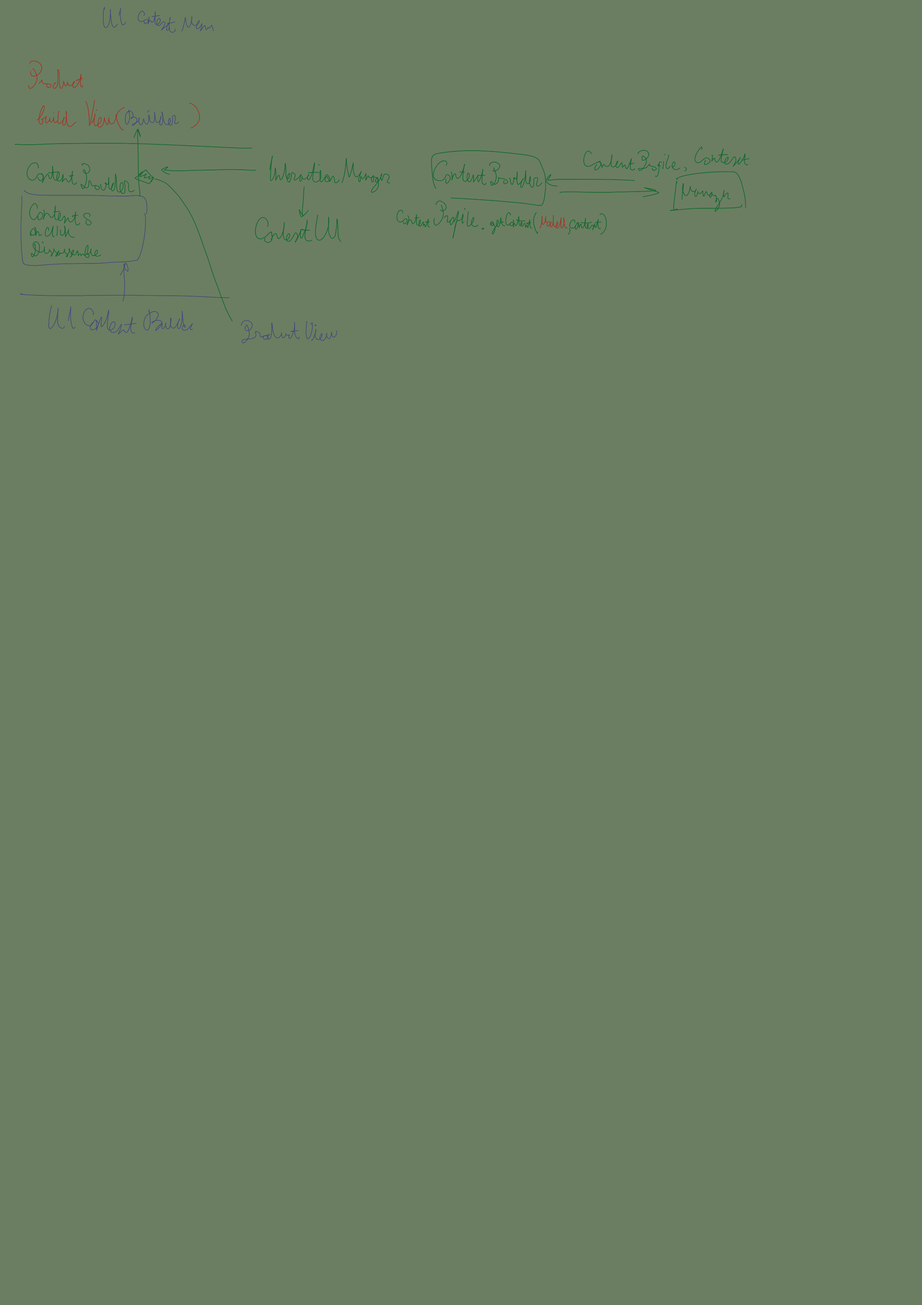
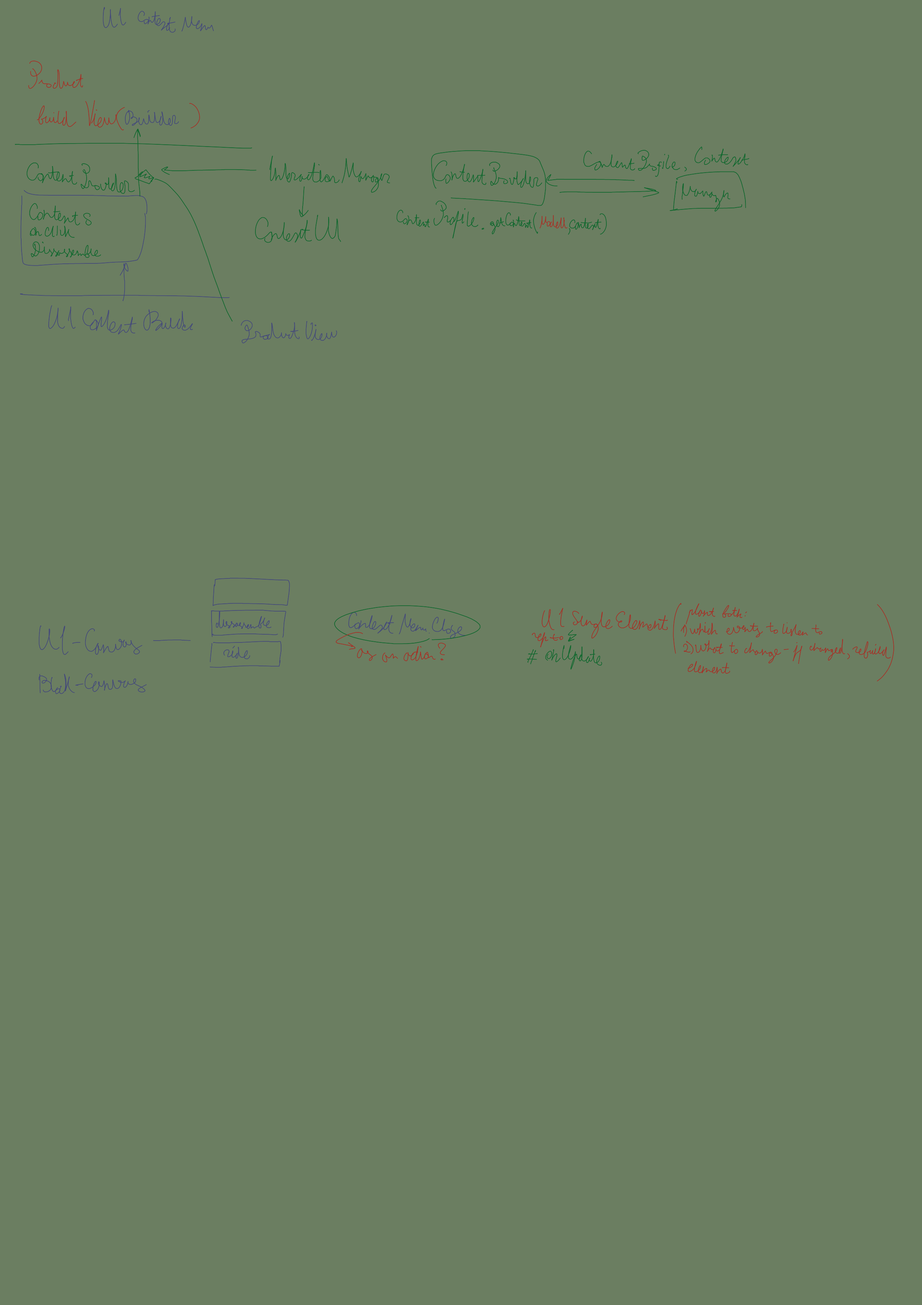
Layer changes from the first 922x1305 image to the second:
added layer "Paint Layer 2" above "Paint Layer 1" over <box>38,577,895,694</box>
